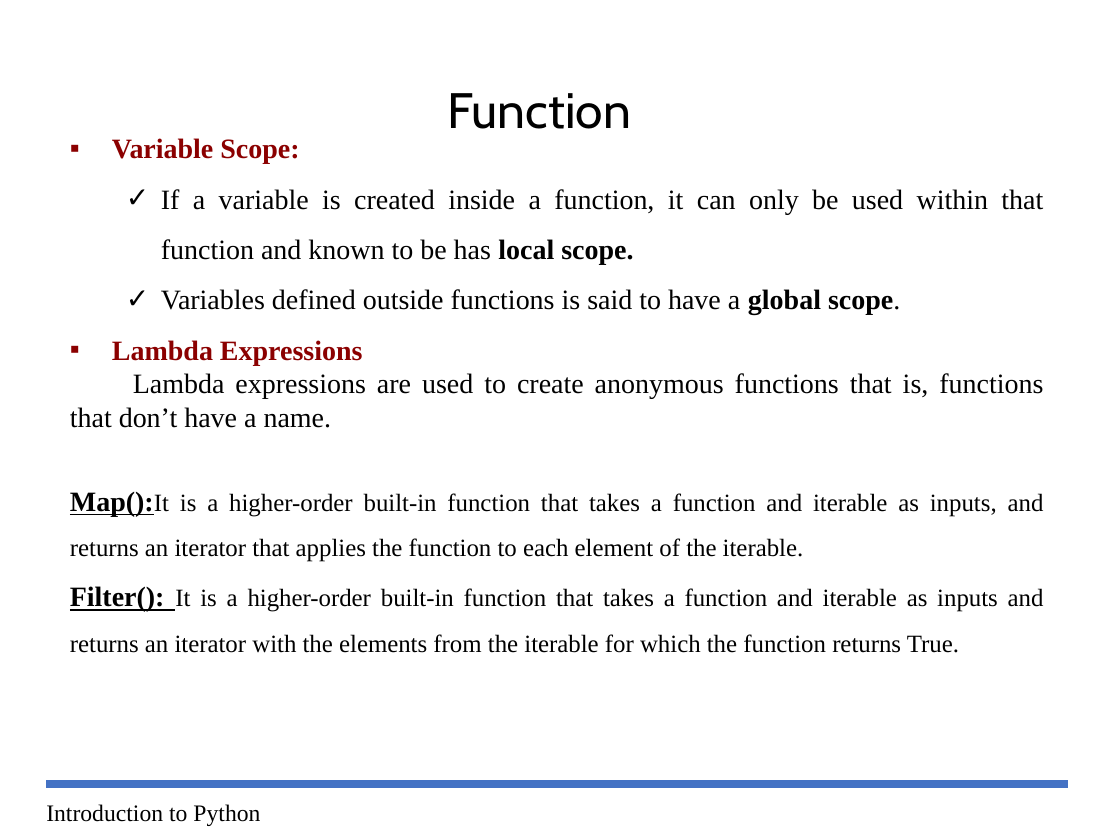
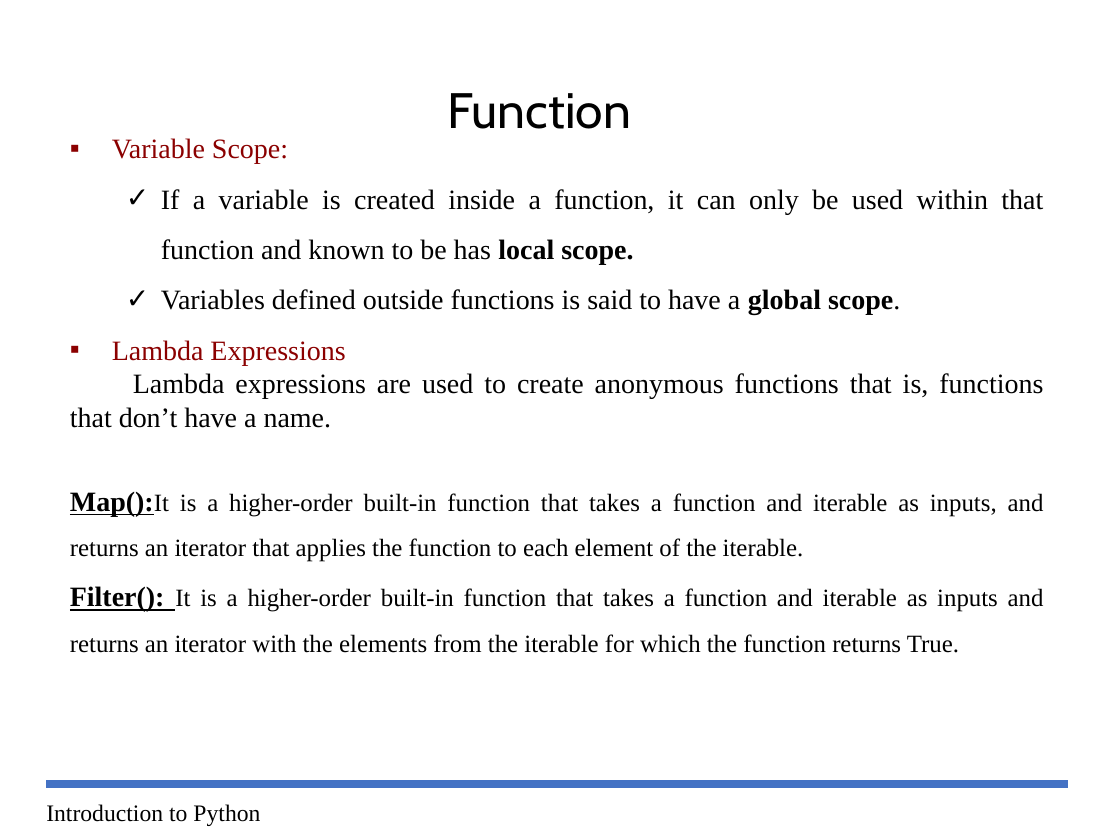
Before and after one commit to paul-pias/Python-Workshop, a slide deck: slide 6 of Course_Content/Class-3/Py-Workshop-3-.pptx. Drawn at 1120x840 pixels with LibreOffice and Linux fonts; fonts in the diff are those of the drawing. Boxes give left, top, right and bottom in pixels: in the first picture for what was removed or moved away, otherwise in the second. Text is boxed around its words. In the diff, an @@ line names an element or a change of style, - is before the commit and + after.

```diff
--- a/Course_Content/Class-3/Py-Workshop-3-.pptx
+++ b/Course_Content/Class-3/Py-Workshop-3-.pptx
@@ text at <box>112,138,345,365</box>: bold off in "Variable Scope:", "Lambda Expressions" @@
```
Also in this commit, not shown: 2 other slides changed, 13 other files.
